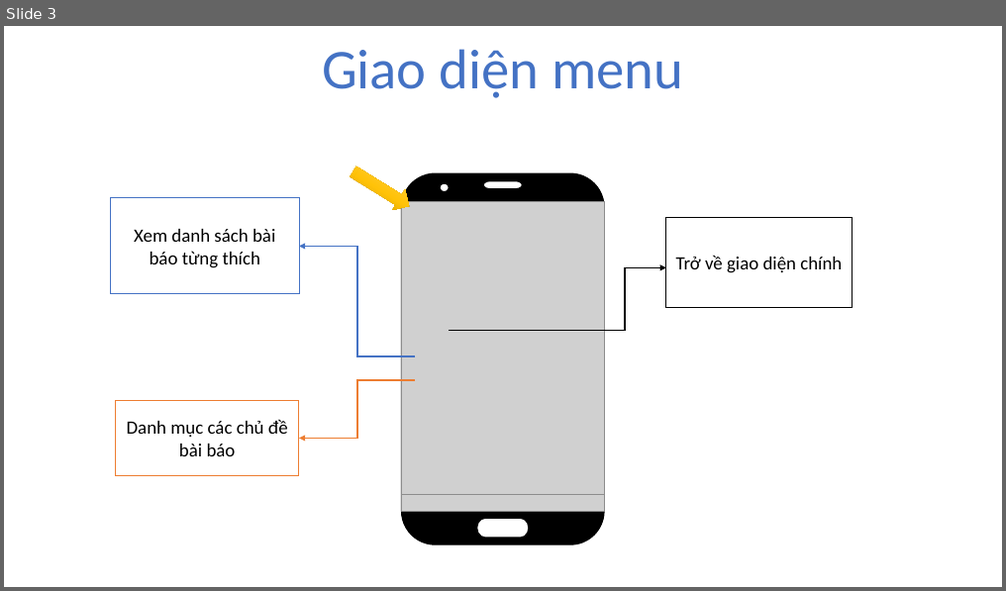
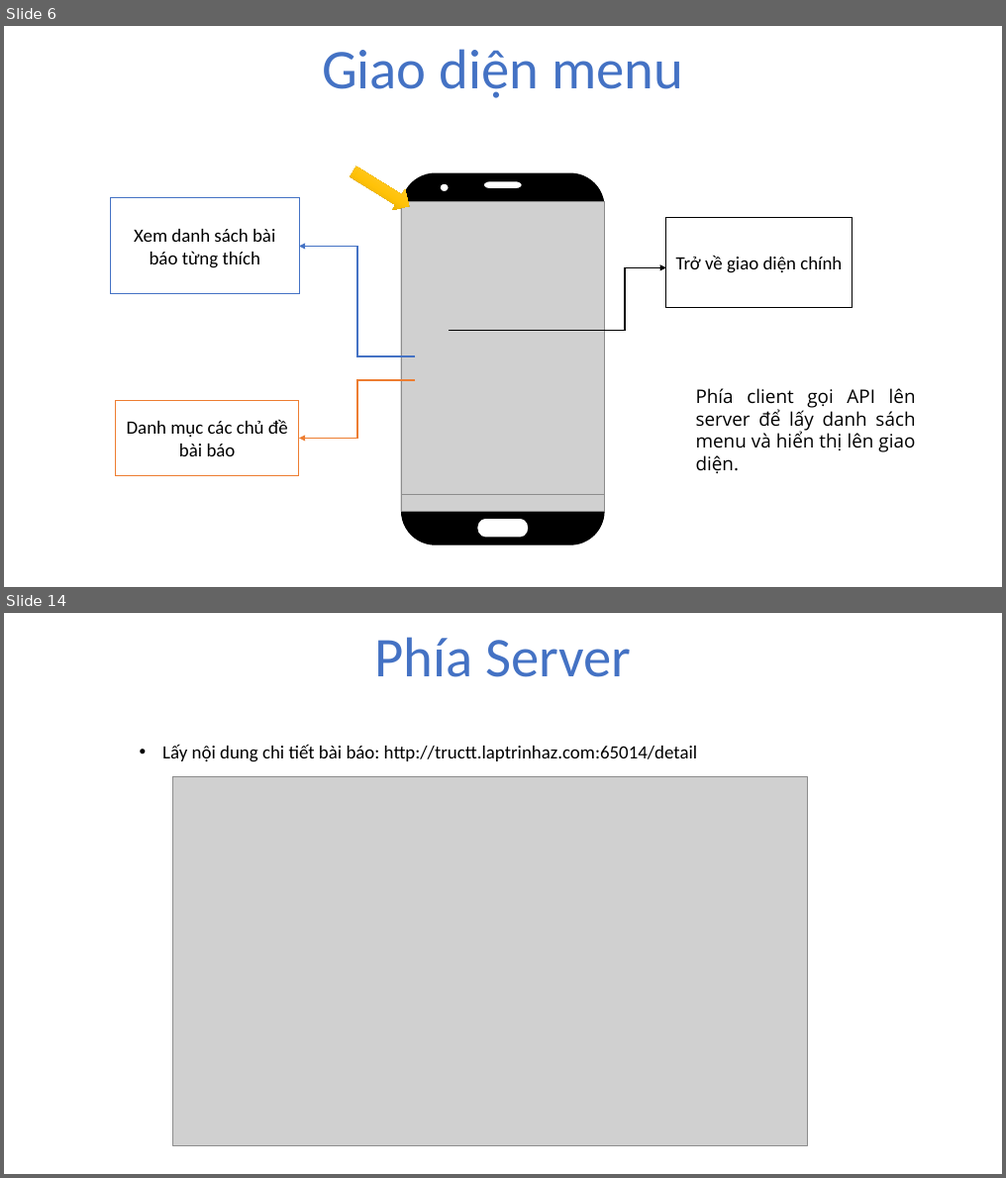
Before and after one commit to hoangnam1997/android, a slide deck: document/file_thuyet_trinh.pptx. Shown one above the other, each under a label of ours: slide 3 before the commit, slides 6 and 14 after it; the slides between them are not shown. The pictures are 1006x591 and 1006x1178 pixels, drawn with LibreOffice and Linux fonts; fonts in the diff are those of the drawing; grey boxes stand for pictures; background and template pictures are left out. Boxes give left, top, right and bottom in pixels: in the first picture for what was removed or moved away, otherwise in the second. Text is boxed around its words. In the diff, an @@ line names an element or a change of style, - is before the commit and + after.

```diff
--- a/document/file_thuyet_trinh.pptx
+++ b/document/file_thuyet_trinh.pptx
@@ slide 14 added at (4, 613, 1002, 1174), background picture (left out) @@
@@ text added at (374, 637, 631, 677), 54 pt, text #4472C4 @@
+Phía Server
@@ text added at (162, 744, 697, 762), 18 pt, text #000000 @@
+• Lấy nội dung chi tiết bài báo: http://tructt.laptrinhaz.com:65014/detail
@@ picture added at (172, 777, 808, 1146) @@
@@ what was slide 3 is now slide 6 @@
@@ slide 6 changed as well @@
@@ text added at (696, 388, 916, 473), 18 pt, text #000000 @@
+  Phía client gọi API lên server để lấy danh sách menu và hiển thị lên giao diện.
```
Also in this commit, not shown: 4 other slides changed, 8 other slides added, 2 other files.
